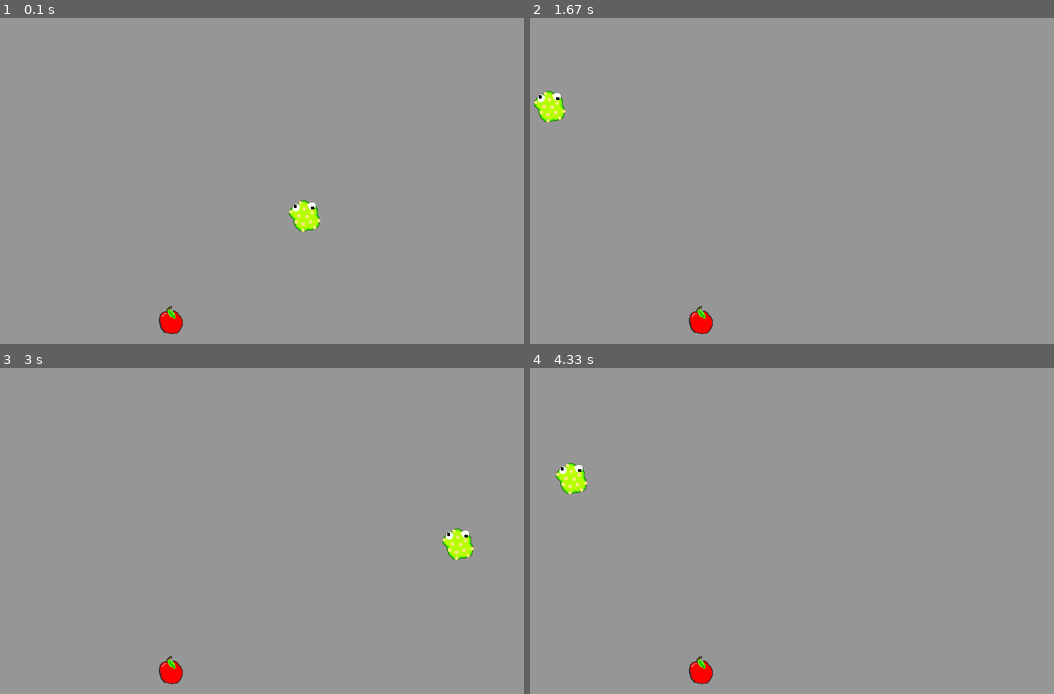
Above: before the commit, frames 1-4 (two rows, left to right).
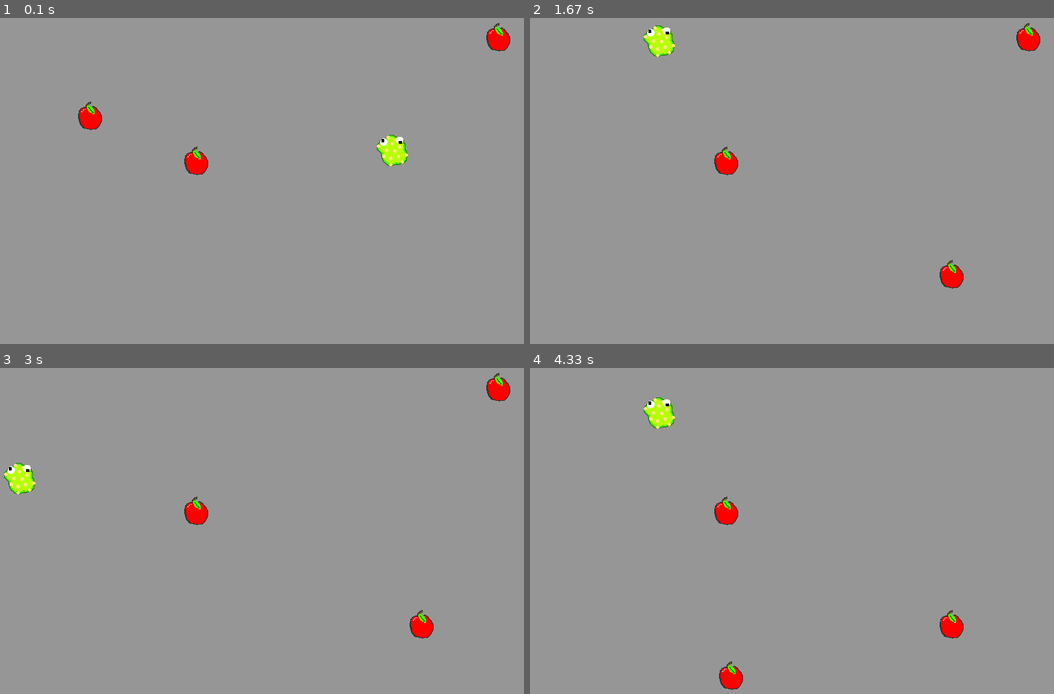
Above: after the commit, the same moments.

Repository: ilbuonmarcio/pygamecourse
Game: pygame game, started from 03_Snake/main.py
The game is run twice, just before and just after one commit, with the same random seed, the same clock (stepped at 60 frames per second) and the same inputs.
Inputs:
- Up to frame 1 (0.1 s): no input
- Up to frame 2 (1.67 s): hold W 0.83-1.3 s; hold D from 1.33 s (still down)
- Up to frame 3 (3 s): release D at 1.8 s; hold A 1.83-2.37 s; hold S 2.4-2.7 s; hold A from 2.73 s (still down)
- Up to frame 4 (4.33 s): release A at 3.13 s; hold W 3.17-3.53 s; hold D 3.57-4.2 s; hold S from 4.23 s (still down)

The runs differ from the first frame. In frame 1, 2.0% of the frame differs, in the area x 14-98%, y 1-98%; in frame 2, 2.0%; in frame 3, 2.0%; in frame 4, 2.0%.

Commit message:
Almost finished

Diff:
--- a/03_Snake/main.py
+++ b/03_Snake/main.py
@@ -18,119 +18,112 @@
 
 background_color = (150, 150, 150) # RGB value
 
-#Settin up the Game over screen
-lose_label = gamefont.render("You Lose!", 1, font_color)
-lose_rect = lose_label.get_rect()
-lose_label_x = WIDTH // 2 - lose_rect.width // 2
-lose_label_y = HEIGHT // 2 - lose_rect.height // 2
-
-lose = False
+body_image = pygame.image.load('./images/snake_block.png')
+head_image = pygame.image.load('./images/snake_head.png')
+apple_image = pygame.image.load('./images/apple.png')
 
 # Class for representing the snake
-class Snake:
+class SnakeHead(pygame.sprite.Sprite):
 
     # Initialization methon
-    def __init__(self):
-
+    def __init__(self, image, snake_tail):
+        pygame.sprite.Sprite.__init__(self)
         # Sprite loading
-        self.block_sprite = pygame.image.load('./images/snake_block.png')
-        self.head_sprite = pygame.image.load('./images/snake_head.png')
-        self.rect = self.block_sprite.get_rect()
+        self.image = image
+        self.rect = self.image.get_rect()
+        self.snake_tail = snake_tail
 
         # Current coords and previous coordinates variables
         # initialized to these values
-        self.curr_x = WIDTH / 2
-        self.curr_y = HEIGHT / 2
-        self.last_x = None
+        self.rect.x = random.choice([
+            x for x in range(0, WIDTH - self.rect.width, self.rect.width)
+        ])
+        self.rect.y = random.choice([
+            y for y in range(0, HEIGHT - self.rect.height, self.rect.height)
+        ])
+        self.last_y = None
         self.last_y = None
 
-        # List representing snake's tail
-        self.tail = []
-
+        self.x_speed = self.rect.width // 2
+        self.y_speed = self.rect.height // 2
         self.direction = 'right'
-        self.speed = 0.5
 
     def move(self):
         # Called every frame, it's responsible for snake's movement
-        self.last_x, self.last_y = self.curr_x, self.curr_y
+        self.last_x, self.last_y = self.rect.x, self.rect.y
 
         # Move the snake accordingly to the direction
         if self.direction == 'up':
-            self.curr_y -= self.rect.height * self.speed
+            self.rect.y -= self.y_speed
         if self.direction == 'down':
-            self.curr_y += self.rect.height * self.speed
+            self.rect.y += self.y_speed
         if self.direction == 'left':
-            self.curr_x -= self.rect.width * self.speed
+            self.rect.x -= self.x_speed
         if self.direction == 'right':
-            self.curr_x += self.rect.width * self.speed
+            self.rect.x += self.x_speed
 
         # Handle going on walls
-        if self.curr_x > (WIDTH - self.rect.width / 2):
-            self.curr_x = 0
-        if self.curr_x < 0:
-            self.curr_x = WIDTH
-        if self.curr_y > (HEIGHT - self.rect.height / 2):
-            self.curr_y = 0
-        if self.curr_y < 0:
-            self.curr_y = HEIGHT
+        if self.rect.x + self.rect.width > WIDTH:
+            self.rect.x = 0
+        if self.rect.x < 0:
+            self.rect.x = WIDTH - self.rect.width
+        if self.rect.y + self.rect.height > HEIGHT:
+            self.rect.y = 0
+        if self.rect.y < 0:
+            self.rect.y = HEIGHT - self.rect.height
 
-        # Drop the last block of tail and create a new one
-        # at index 0, simulating tail's movement
-        if len(self.tail) > 0:
-            del self.tail[len(self.tail)-1]
+        self.check_if_eating()
+
+    def add_block(self):
+        snake_tail.append(SnakeBody(body_image, self.last_x, self.last_y))
+        snake_group = pygame.sprite.Group(self, self.snake_tail)
+
+    def check_if_eating(self):
+        for apple in pygame.sprite.spritecollide(self, apple_group, False):
+            apple.reset()
             self.add_block()
 
-        # Check if snake is on top of an apple
-        # and do stuff accordingly
-        if self.check_if_eating():
-            drop_new_apple()
-            self.add_block()
+    def check_if_dead(self):
+        pass
 
-    def draw(self):
-        # Simply draw the snake onto screen, with drawing
-        # tail in reverse order to make it cooler to see
-        for block in self.tail[::-1]:
-            pygame.Surface.blit(window, self.block_sprite, (block[0], block[1]))
-        pygame.Surface.blit(window, self.head_sprite, (self.curr_x, self.curr_y))
+class SnakeBody(pygame.sprite.Sprite):
 
-    def add_block(self):
-        # Function responsible for handling snake's growing up
-        x, y = self.last_x, self.last_y
-        self.tail.insert(0, [x, y])
+    def __init__(self, image, x, y):
+        pygame.sprite.Sprite.__init__(self)
+        self.image = image
+        self.rect = self.image.get_rect()
+        self.rect.x = x
+        self.rect.y = y
 
-    def check_if_eating(self):
-        # Function for checking if he is on top of the apple or not
-        if self.curr_x >= (apple_x - self.rect.width / 2) \
-           and self.curr_x <= (apple_x + self.rect.width / 2) \
-           and self.curr_y >= (apple_y - self.rect.height / 2) \
-           and self.curr_y <= (apple_y + self.rect.height / 2):
-            return True
+class Apple(pygame.sprite.Sprite):
+
+    def __init__(self, image, x=None, y=None):
+        pygame.sprite.Sprite.__init__(self)
+        self.image = image
+        self.rect = self.image.get_rect()
+
+        if x == None:
+            self.rect.x = random.randint(0, WIDTH - self.rect.width)
         else:
-            return False
+            self.rect.x = x
 
-    def check_if_dead(self):
-        # Function for checking if snake aet himself
-        for i in range(len(self.tail)):
-            if self.curr_x == self.tail[i][0] \
-               and self.curr_y == self.tail[i][1]:
-                return True
+        if y == None:
+            self.rect.y = random.randint(0, HEIGHT - self.rect.height)
+        else:
+            self.rect.y = y
 
-snake = Snake()
+    def reset(self):
+        self.rect.x = random.randint(0, WIDTH - self.rect.width)
+        self.rect.y = random.randint(0, HEIGHT - self.rect.height)
 
-# Apple sprite and initial properties
-apple_sprite = pygame.image.load('./images/apple.png')
-apple_rect = apple_sprite.get_rect()
-apple_x_limit = ((WIDTH - apple_rect.width) / (apple_rect.width / 2))
-apple_y_limit = ((HEIGHT - apple_rect.height) / (apple_rect.height / 2))
+snake_tail = []
+snake = SnakeHead(head_image, snake_tail)
 
-apple_x = random.randint(0, apple_x_limit) * (apple_rect.width / 2)
-apple_y = random.randint(0, apple_y_limit) * (apple_rect.height / 2)
+snake_group = pygame.sprite.Group(snake, *snake_tail)
 
-def drop_new_apple():
-    # Function for dropping a new one if the existing one is just eaten
-    global apple_x, apple_y
-    apple_x = random.randint(0, apple_x_limit) * (apple_rect.width / 2)
-    apple_y = random.randint(0, apple_y_limit) * (apple_rect.height / 2)
+apple_list = [Apple(apple_image) for _ in range(0, 3)]
+
+apple_group = pygame.sprite.Group(*apple_list)
 
 # End of Game Values
 
@@ -170,10 +163,10 @@
     pygame.Surface.fill(window, background_color)
 
     # Drawing the apple
-    pygame.Surface.blit(window, apple_sprite, (apple_x, apple_y))
+    apple_group.draw(window)
 
     # Drawing the snake
-    snake.draw()
+    snake_group.draw(window)
 
     ##### Display Update
     pygame.display.update()
